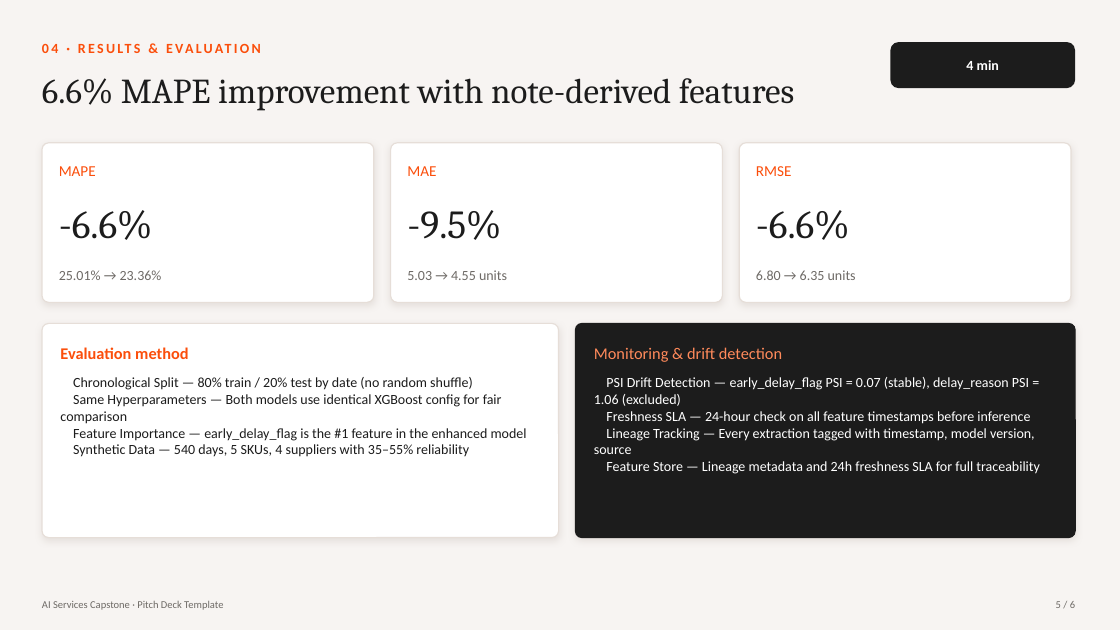
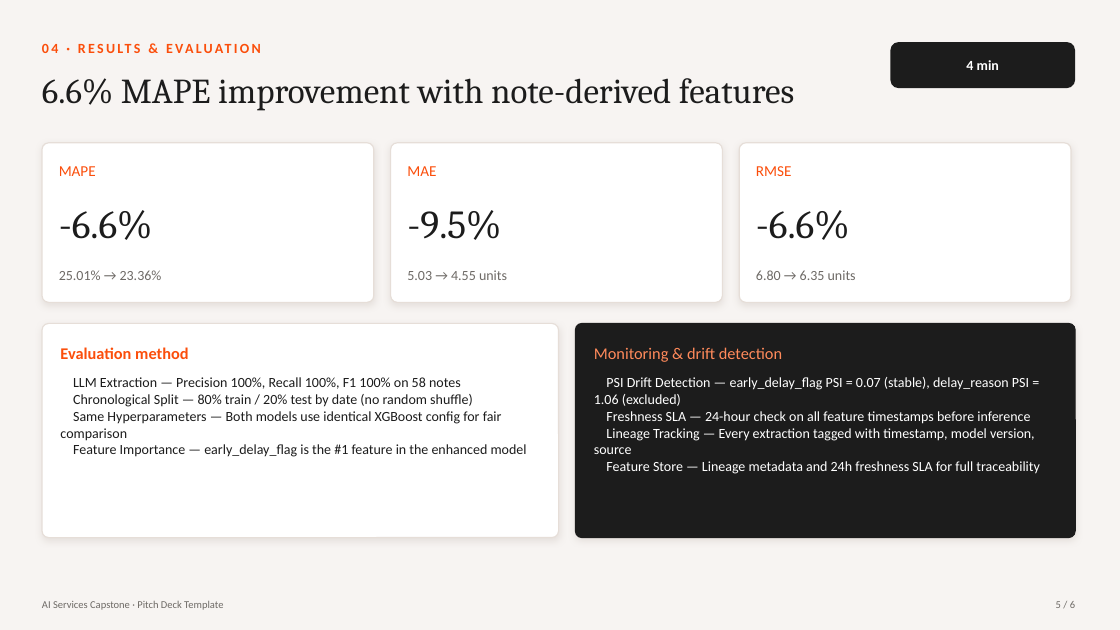
Before and after one commit to damie17/DemandSignalFeatureStore, a slide deck: slide 5 of PITCH_DECK.pptx. Drawn at 1120x630 pixels with LibreOffice and Linux fonts; fonts in the diff are those of the drawing. Boxes give left, top, right and bottom in pixels: in the first picture for what was removed or moved away, otherwise in the second. Text is boxed around its words. In the diff, an @@ line names an element or a change of style, - is before the commit and + after.

```diff
--- a/PITCH_DECK.pptx
+++ b/PITCH_DECK.pptx
@@ text at (x1=73, y1=377, x2=461, y2=389): paragraph added @@
+LLM Extraction — Precision 100%, Recall 100%, F1 100% on 58 notes
@@ text at (x1=73, y1=444, x2=469, y2=457): paragraph removed @@
-Synthetic Data — 540 days, 5 SKUs, 4 suppliers with 35–55% reliability
```
Also in this commit, not shown: 7 other files.
